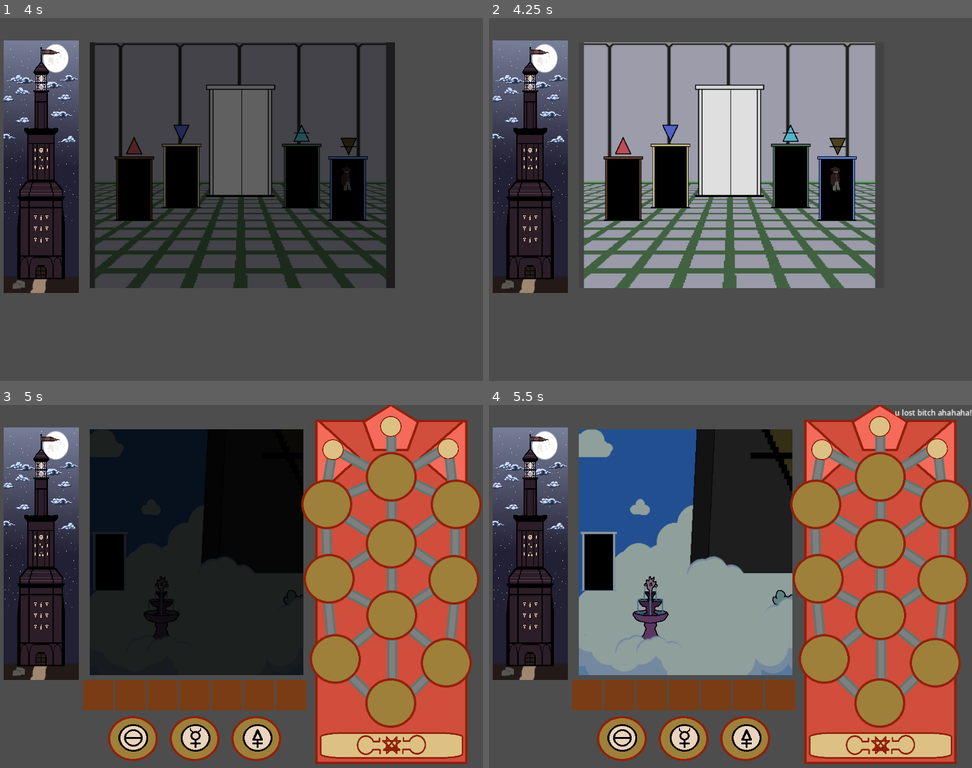
Above: before the commit, frames 1-4 (two rows, left to right).
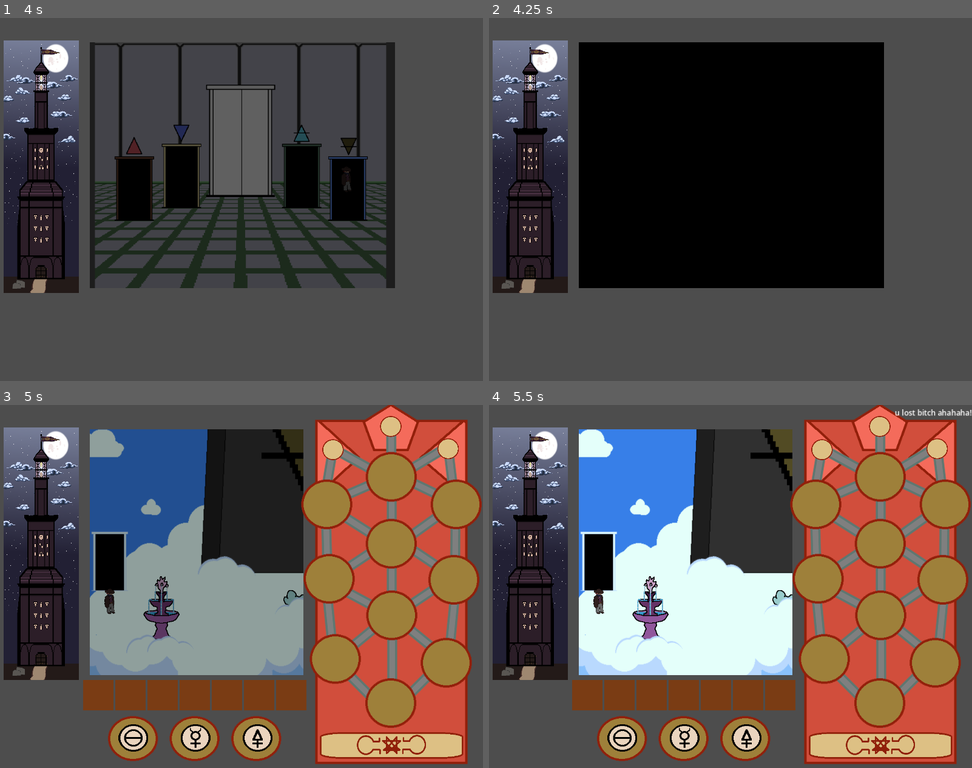
Above: after the commit, the same moments.

Repository: mccajd/Quintessential
Game: Godot game, scene res://Levels/beacon_puzzle_main.tscn
Two runs of this game, one before a commit and one after it. Both use one fixed random seed, a clock stepped at 60 frames per second and the inputs below. The engine's default icon, where the game draws it, is replaced by a stand-in: a white triangle on a blue panel in a dark square.
Inputs (mouse positions are in pixels of both pictures, inside the frame that each line leads up to):
- Up to frame 1 (4 s): move the mouse to (347, 181) at 0.52 s; press the mouse at (347, 181) at 0.53 s; move the mouse to (144, 217) at 1.27 s; release the mouse at (144, 217) at 1.28 s; click (144, 217) at 1.35 s; move the mouse to (289, 119) at 2.02 s; press the mouse at (289, 119) at 2.03 s; move the mouse to (217, 272) at 2.77 s; release the mouse at (217, 272) at 2.78 s; click (217, 272) at 2.85 s; move the mouse to (386, 253) at 3.52 s; press the mouse at (386, 253) at 3.53 s
- Up to frame 2 (4.25 s): tap F1 (debug) at 4.15 s
- Up to frame 3 (5 s): move the mouse to (96, 532) at 4.27 s; release the mouse at (96, 532) at 4.28 s; click (96, 532) at 4.35 s
- Up to frame 4 (5.5 s): click (880, 746) at 5 s

Frame 1 is identical in both runs. In frame 2, 38% of the frame differs, in the area x 18-82%, y 6-75%; in frame 3, 21%; in frame 4, 21%.

Commit message:
Clearing some debug commands

Diff:
--- a/Scripts/bgm.gd
+++ b/Scripts/bgm.gd
@@ -29,9 +29,7 @@
 
 
 func _process(_delta):
-	if Input.is_action_just_pressed("debug"):
-		current_track = tracks["title"] if flip else tracks["waltz"]
-		flip = !flip
+	pass
 
 
 func _on_finished():
--- a/Scripts/player_view.gd
+++ b/Scripts/player_view.gd
@@ -46,12 +46,8 @@
 	# this has awaits so lets make sure it's last
 	_play_transition_in()
 
-func _process(delta):
-	if Input.is_action_just_pressed("debug"):
-		if level_name == "cloud":
-			changing_room(null, "hub")
-			return
-		changing_room(null, "cloud")
+func _process(_delta):
+	pass
 
 
 func changing_room(target_tile, name = null):
